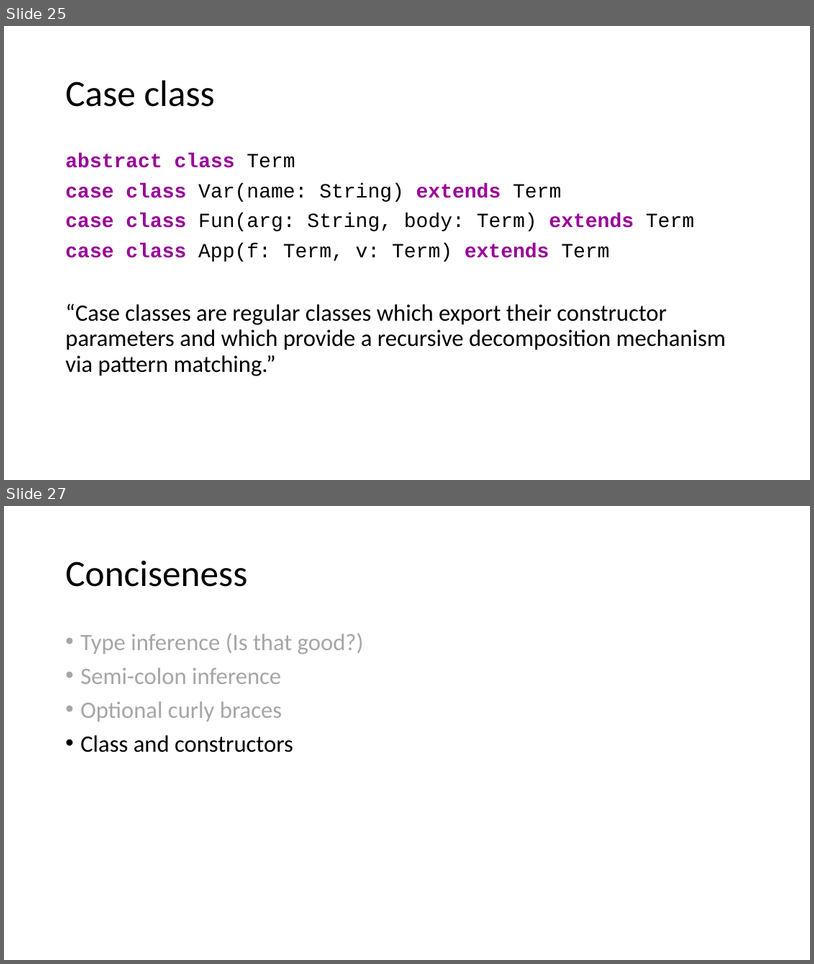
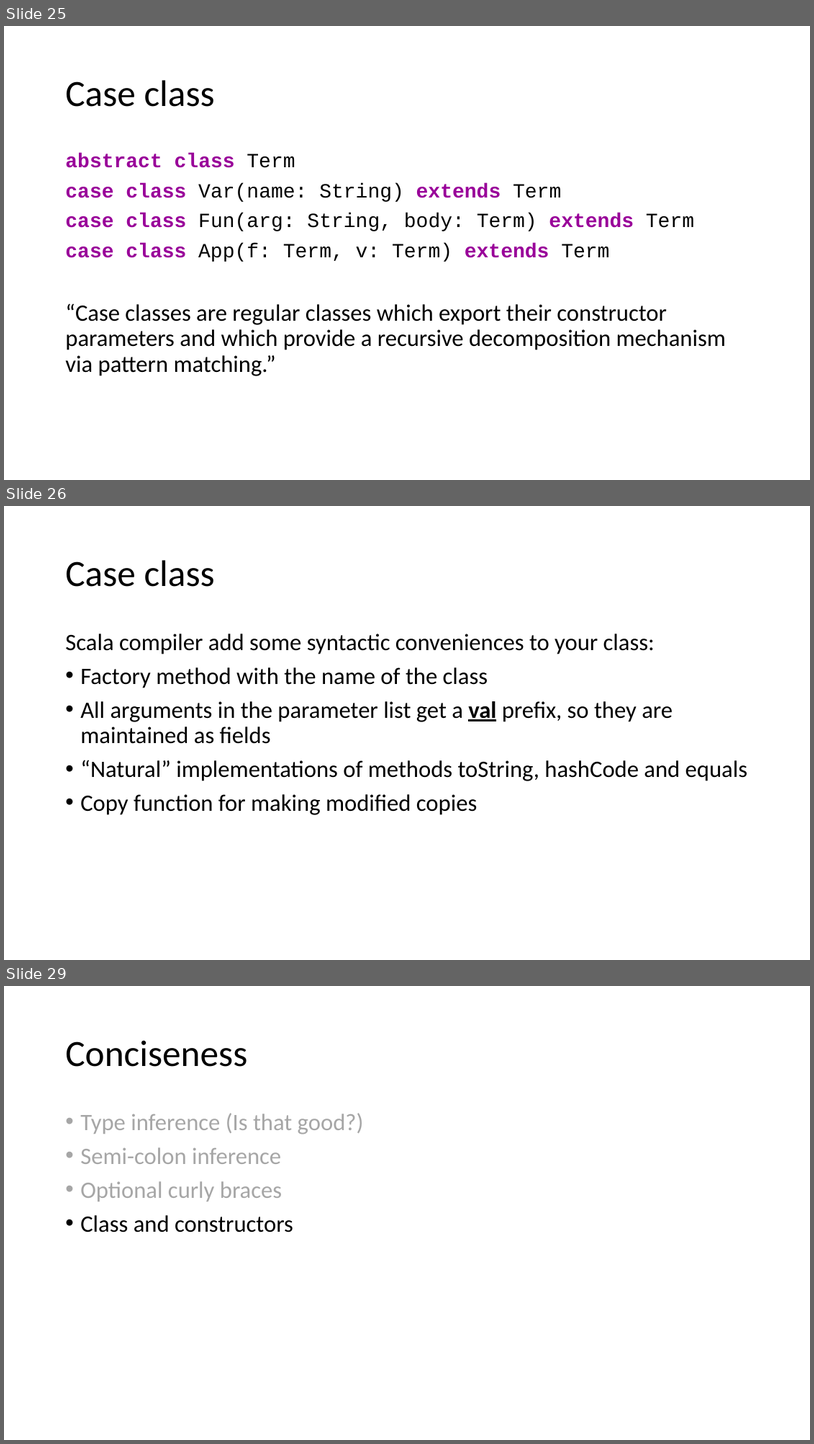
Before and after one commit to alexandrejbr/Scala.FirstSteps.Demos, a slide deck: Scala First Steps.pptx. Shown one above the other, each under a label of ours: slides 25 and 27 before the commit, slides 25, 26 and 29 after it; the slides between them are not shown. The pictures are 814x964 and 814x1444 pixels, drawn with LibreOffice and Linux fonts; fonts in the diff are those of the drawing. Boxes give left, top, right and bottom in pixels: in the first picture for what was removed or moved away, otherwise in the second. Text is boxed around its words. In the diff, an @@ line names an element or a change of style, - is before the commit and + after.

```diff
--- a/Scala First Steps.pptx
+++ b/Scala First Steps.pptx
@@ slide 26 added at bbox=[4, 506, 810, 960], background #FFFFFF @@
@@ title added at bbox=[65, 560, 215, 587], 44 pt, text #000000 @@
+Case class
@@ text added at bbox=[65, 633, 748, 815], 28 pt, text #000000 @@
+Scala compiler add some syntactic conveniences to your class:
+• Factory method with the name of the class
+• All arguments in the parameter list get a val prefix, so they are maintained as fields
+• “Natural” implementations of methods toString, hashCode and equals
+• Copy function for making modified copies
@@ what was slide 27 is now slide 29 @@
```
Also in this commit, not shown: 3 slides changed, 1 other slide added, 2 slides removed.
